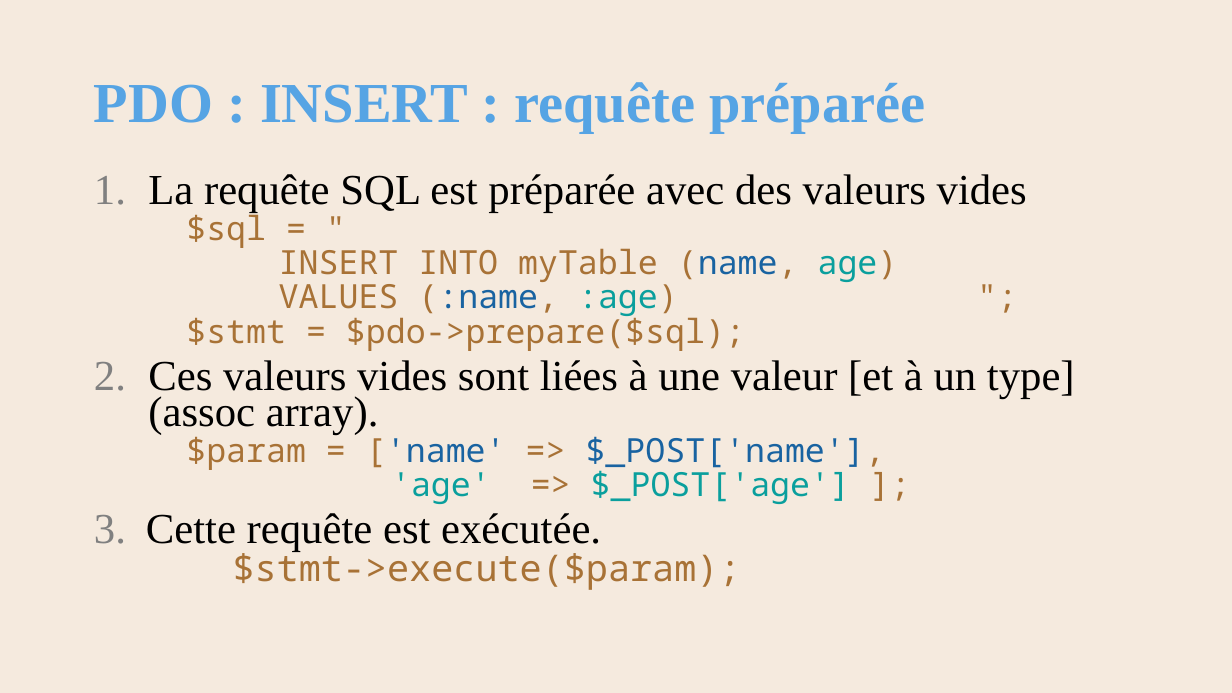
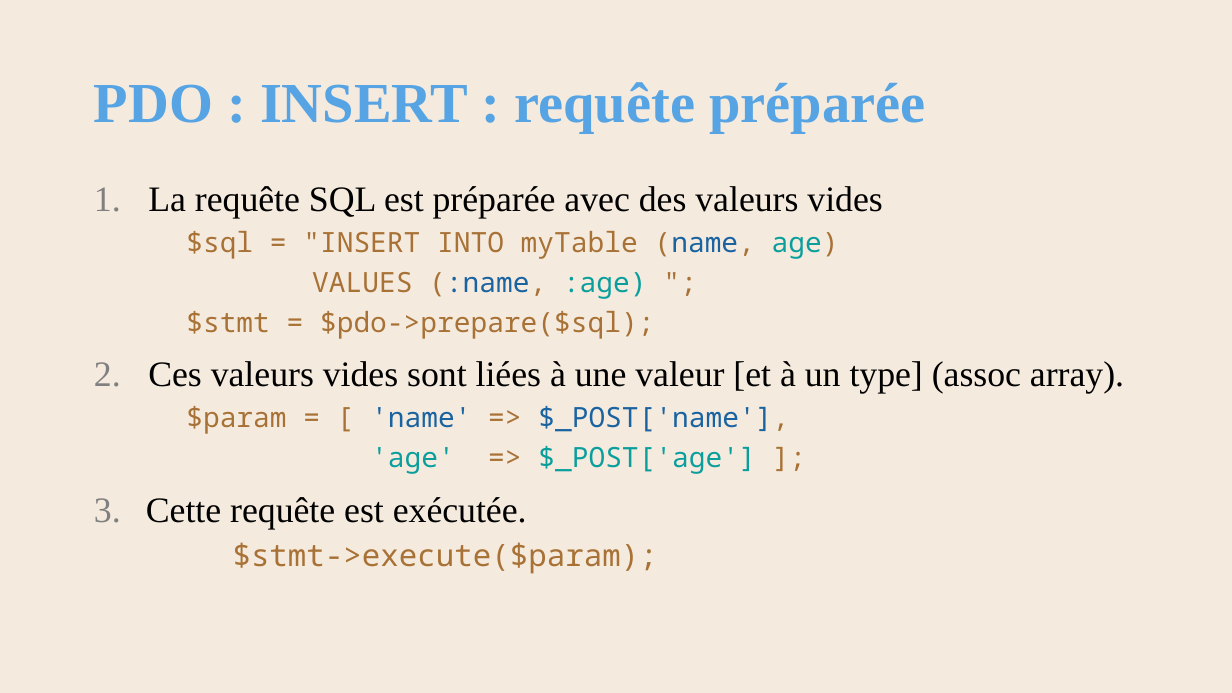
Before and after one commit to AlainWafflard/4IPW3, a slide deck: slide 37 of syllabus/24_intégration_SQL/syllabus_24_sql.pptx (slide 38 before the commit). Drawn at 1232x693 pixels with LibreOffice and Linux fonts; fonts in the diff are those of the drawing; background and template pictures are left out. Boxes give left, top, right and bottom in pixels: in the first picture for what was removed or moved away, otherwise in the second. Text is boxed around its words. In the diff, an @@ line names an element or a change of style, - is before the commit and + after.

```diff
--- a/syllabus/24_intégration_SQL/syllabus_24_sql.pptx
+++ b/syllabus/24_intégration_SQL/syllabus_24_sql.pptx
@@ text at (146, 186, 1124, 574): size 33.3 to 27.9 pt in "La requête SQL est préparée avec des ...", "Ces valeurs vides sont liées à une ...", "Cette requête est exécutée."; size 25.9 to 21.7 pt in "VALUES (:name, :age) ";", "$stmt = $pdo->prepare($sql);", "'age' => $_POST['age'] ];"; text colour #A87236 to #0A9F9D in ":age)"; size 28.7 to 24 pt in "$stmt->execute($param);"; line spacing 0.7 to 1 @@
@@ text at (186, 231, 839, 259): text changed; size 25.9 to 21.7 pt @@
-    $sql = "
-    INSERT INTO myTable (name, age)
+    $sql = "INSERT INTO myTable (name, age)
@@ text at (186, 406, 789, 434): text changed; size 25.9 to 21.7 pt @@
-    $param = ['name' => $_POST['name'],
+    $param = [ 'name' => $_POST['name'],
```
Also in this commit, not shown: 9 other slides changed, 1 slide added, 2 slides removed, 5 other files.
